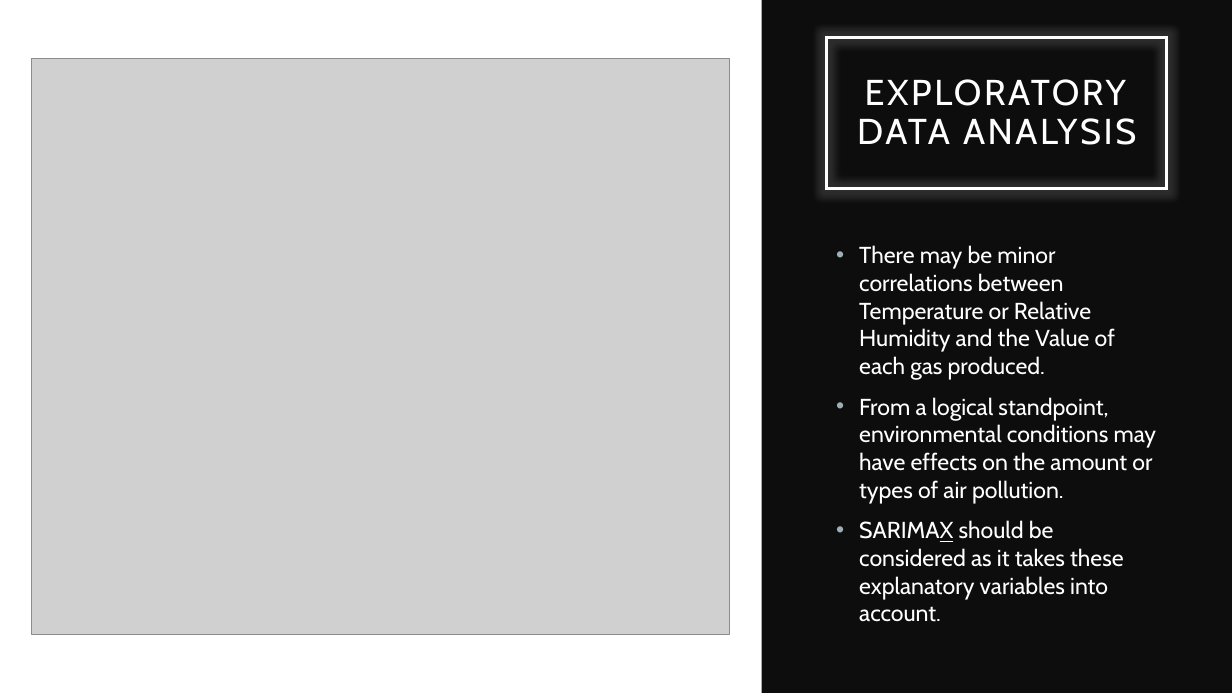
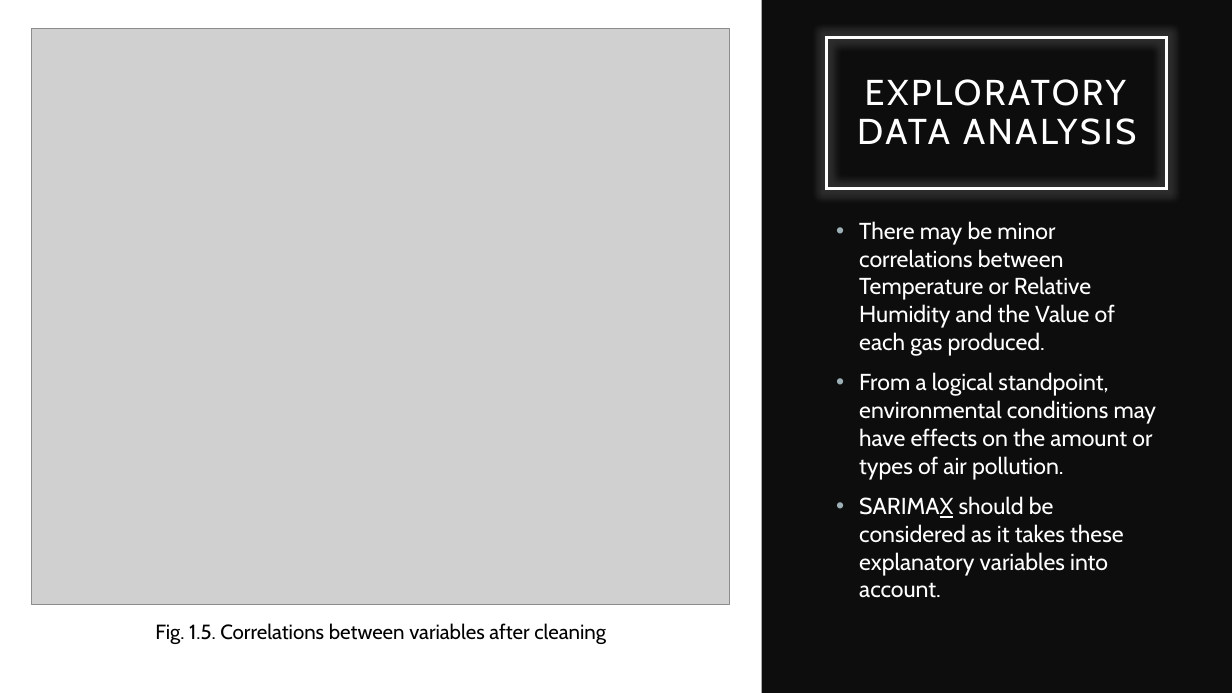
Before and after one commit to ethanolx/Air-Pollution-Mall-py, a slide deck: slide 5 of doc/part-a.pptx. Drawn at 1232x693 pixels with LibreOffice and Linux fonts; fonts in the diff are those of the drawing; grey boxes stand for pictures. Boxes give left, top, right and bottom in pixels: in the first picture for what was removed or moved away, otherwise in the second. Text is boxed around its words. In the diff, an @@ line names an element or a change of style, - is before the commit and + after.

Commit message:
v1.0
 -  Notebook almost ready for submission
 -  Half-done for each of the slides

```diff
--- a/doc/part-a.pptx
+++ b/doc/part-a.pptx
@@ picture: place and size @@
-picture at bbox=[31, 58, 729, 635]
+picture at bbox=[31, 29, 729, 605]
@@ text "There may be minor correlations ...": place and size @@
-text "There may be minor correlations ..." at bbox=[859, 245, 1157, 622]
+text "There may be minor correlations ..." at bbox=[859, 221, 1157, 598]
@@ text added at bbox=[155, 623, 606, 644], 16 pt, text #000000 @@
+Fig. 1.5. Correlations between variables after cleaning
```
Also in this commit, not shown: 6 other slides changed, 1 other file.
